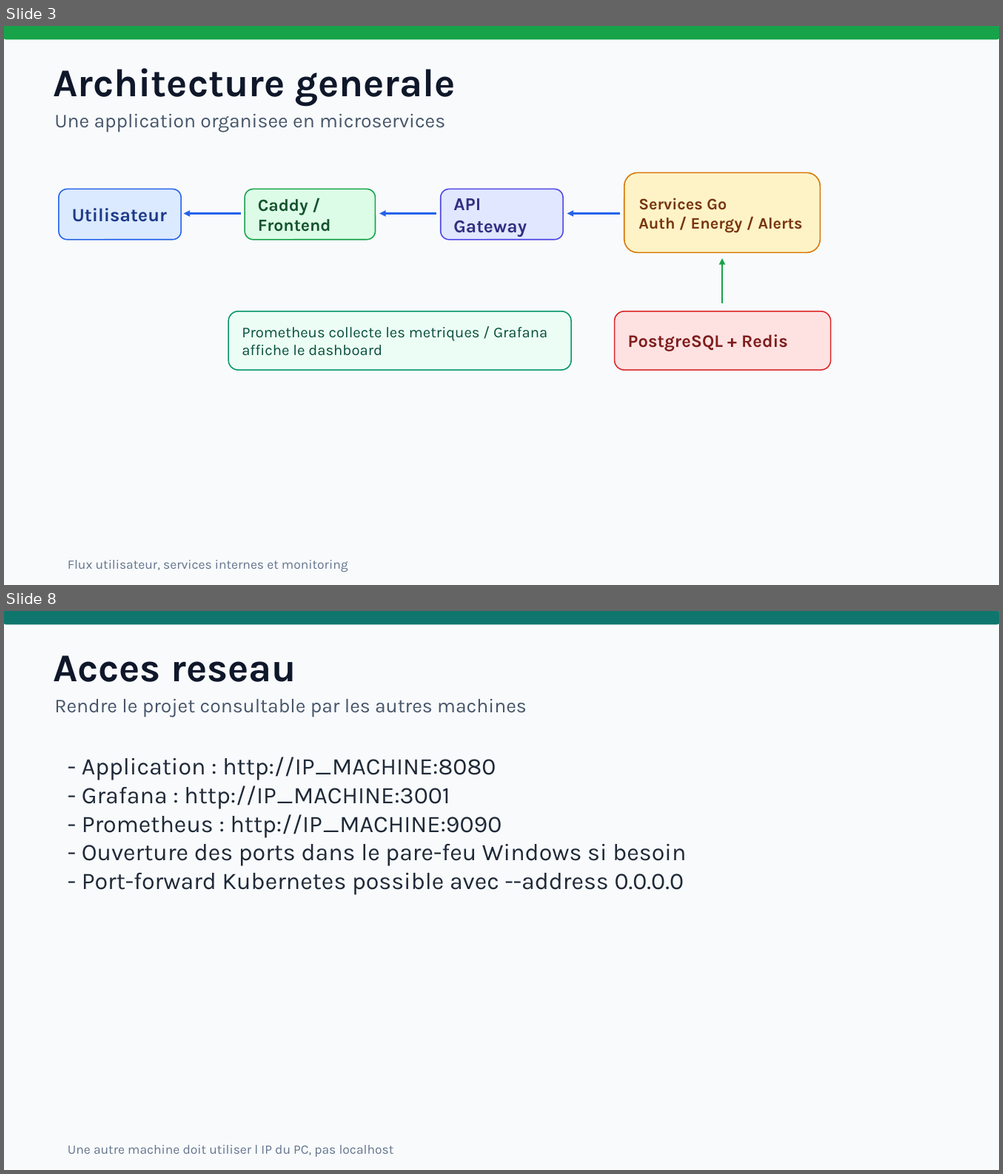
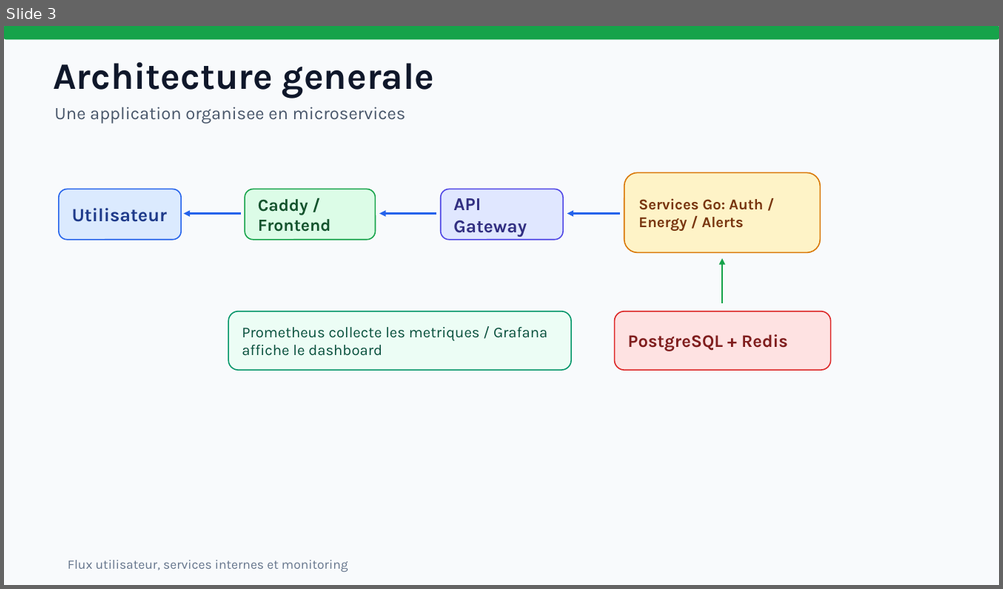
Before and after one commit to montchonabil-collab/greenops-platform, a slide deck: docs/greenops-platform-presentation.pptx. Shown one above the other, each under a label of ours: slides 3 and 8 before the commit, slide 3 after it; the slides between them are not shown. The pictures are 1003x1174 and 1003x589 pixels, drawn with LibreOffice and Linux fonts; fonts in the diff are those of the drawing. Boxes give left, top, right and bottom in pixels: in the first picture for what was removed or moved away, otherwise in the second. Text is boxed around its words. In the diff, an @@ line names an element or a change of style, - is before the commit and + after.

```diff
--- a/docs/greenops-platform-presentation.pptx
+++ b/docs/greenops-platform-presentation.pptx
@@ slide 8 removed at (4, 611, 999, 1170), background #F8FAFC @@
@@ rounded rectangle removed at (4, 611, 999, 624) @@
@@ text removed at (53, 655, 296, 682) @@
-Acces reseau
@@ text removed at (54, 698, 526, 718) @@
-Rendre le projet consultable par les autres machines
@@ text removed at (82, 757, 686, 895) @@
-- Application : http://IP_MACHINE:8080
-- Grafana : http://IP_MACHINE:3001
-- Prometheus : http://IP_MACHINE:9090
-- Ouverture des ports dans le pare-feu Windows si besoin
-- Port-forward Kubernetes possible avec --address 0.0.0.0
@@ text removed at (68, 1145, 394, 1157) @@
-Une autre machine doit utiliser l IP du PC, pas localhost
@@ slide 3 changed as well @@
@@ text "Architecture generale": place and size @@
-text "Architecture generale" at (53, 68, 455, 105)
+text "Architecture generale" at (53, 62, 434, 99)
@@ text "Architecture generale" at (53, 62, 434, 99): size 38 to 36 pt @@
@@ text "Une application organisee en microservices": place and size @@
-text "Une application organisee en microservices" at (54, 113, 445, 133)
+text "Une application organisee en microservices" at (54, 107, 406, 124)
@@ text "Une application organisee en microservices" at (54, 107, 406, 124): size 19 to 17 pt @@
@@ text in rounded rectangle at (638, 198, 762, 231): text changed; size 15.5 to 14.5 pt @@
-Services Go
-Auth / Energy / Alerts
+Services Go: Auth / Energy / Alerts
```
Also in this commit, not shown: 8 other slides changed, 7 slides added, 7 other files.
